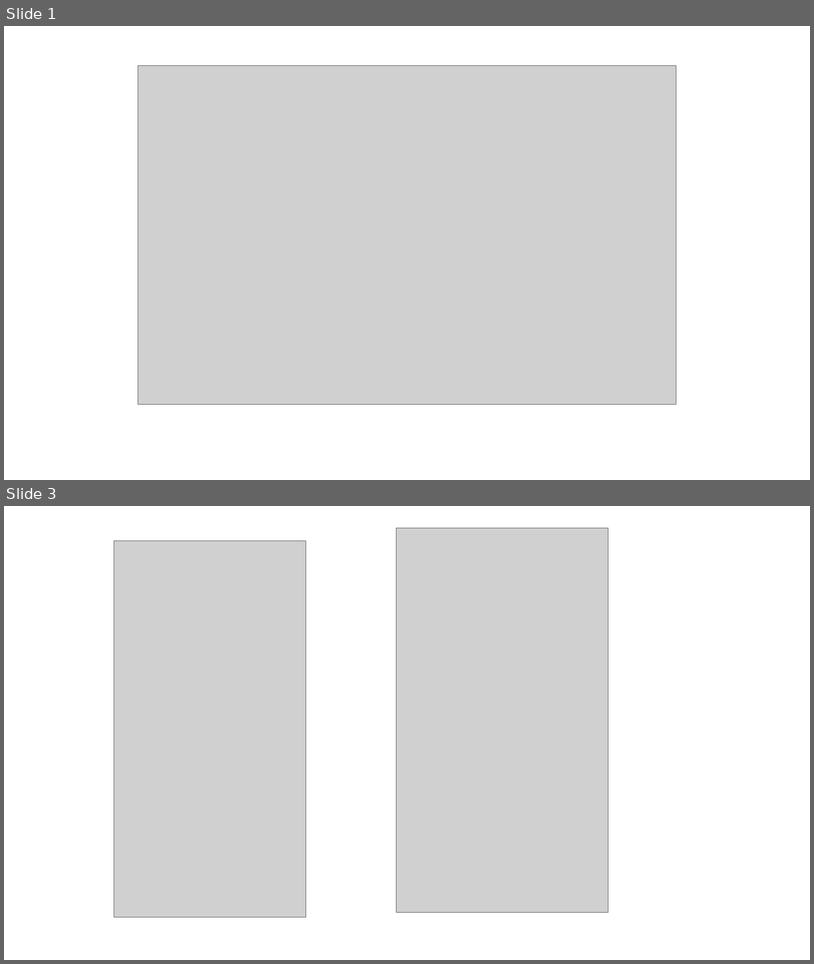
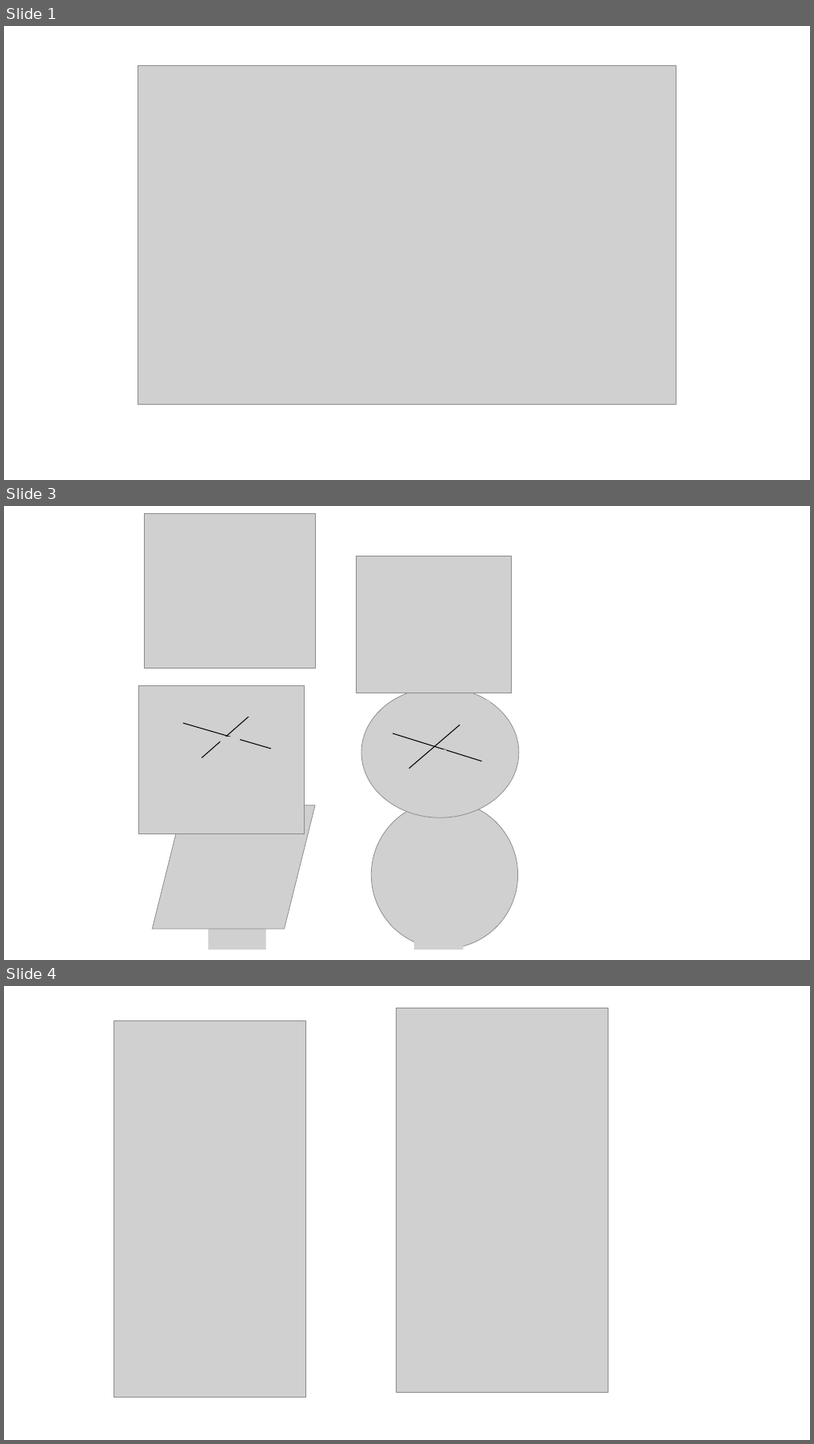
Before and after one commit to WCheng111/physics-computation, a slide deck: IronFianl/演示文稿1.pptx. Shown one above the other, each under a label of ours: slides 1 and 3 before the commit, slides 1, 3 and 4 after it; the slides between them are not shown. The pictures are 814x964 and 814x1444 pixels, drawn with LibreOffice and Linux fonts; fonts in the diff are those of the drawing; grey boxes stand for pictures. Boxes give left, top, right and bottom in pixels: in the first picture for what was removed or moved away, otherwise in the second. Text is boxed around its words. In the diff, an @@ line names an element or a change of style, - is before the commit and + after.

```diff
--- a/IronFianl/演示文稿1.pptx
+++ b/IronFianl/演示文稿1.pptx
@@ slide 3 added at (4,506,810,960), background #FFFFFF @@
@@ picture added at (144,513,315,668) @@
@@ picture added at (357,556,512,693) @@
@@ picture added at (138,686,304,833) @@
@@ picture added at (240,692,266,716) @@
@@ picture added at (362,687,519,817) @@
@@ line added from (252, 713) to (202, 758), #000000 1 pt @@
@@ picture added at (439,700,490,724) @@
@@ line added from (271, 748) to (183, 723), #000000 1 pt @@
@@ picture added at (221,736,240,760) @@
@@ line added from (482, 761) to (393, 733), #000000 1 pt @@
@@ line added from (460, 725) to (410, 768), #000000 1 pt @@
@@ picture added at (434,750,446,768) @@
@@ picture added at (152,805,315,928) @@
@@ picture added at (372,800,519,948) @@
@@ picture added at (209,924,266,949) @@
@@ picture added at (414,931,464,949) @@
@@ what was slide 3 is now slide 4 @@
```
Also in this commit, not shown: 2 other slides added, 1 slide removed, 3 other files.
